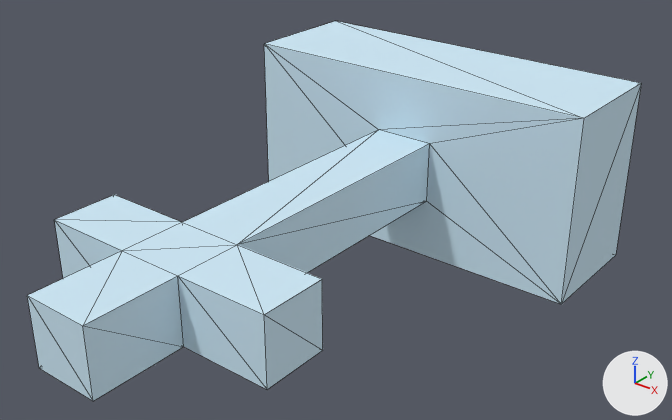
Before and after pictures for a commit that changed the FBX model Unity Project/Giroux-CAP6117-SANC - crown/Assets/Models/LOD Headstones/PA-427-F.fbx.
The view is the same before and after, from a 50 mm lens placed at (1.61, -2.77, 1.22), pointed at (0.06, -0.83, 0.01). Arrows for +X, +Y and +Z are at lower right; the lights stay in place. The older version comes first. Mesh edges are drawn as thin lines. Where no turn or scale is listed for an object, it has been applied to the vertices.

The first picture shows 'PA-427-F'.
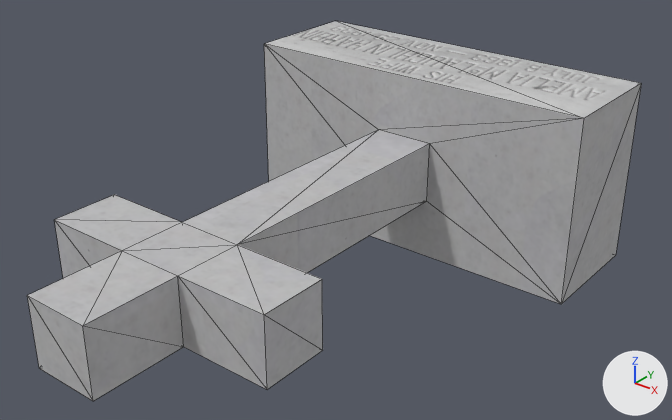
The change, as a diff of the scene's bpy script:
```diff
--- a/Unity Project/Giroux-CAP6117-SANC - crown/Assets/Models/LOD Headstones/PA-427-F.fbx.py
+++ b/Unity Project/Giroux-CAP6117-SANC - crown/Assets/Models/LOD Headstones/PA-427-F.fbx.py
@@ img_b_427_f_png @@
+img_b_427_f_png = load_image('B-427-F.png', '../../Materials/LOD Headstone Mats/B-427-F.png', 1024, 1024, 'sRGB')
@@ mat_0_615686_0_811765_0_929412_0_000000_0_122 @@
 mat_0_615686_0_811765_0_929412_0_000000_0_122 = principled_material('0.615686_0.811765_0.929412_0.000000_0.122')
-mat_0_615686_0_811765_0_929412_0_000000_0_122.base_color = (0.616, 0.812, 0.929)  # blue #cee9f7
-mat_0_615686_0_811765_0_929412_0_000000_0_122.roughness = 1.0
+mat_0_615686_0_811765_0_929412_0_000000_0_122.texture = img_b_427_f_png
+mat_0_615686_0_811765_0_929412_0_000000_0_122.roughness = 0.859
```

Pixel boxes (x1, y1, x2, y2) of what changed, in the pictures (672 x 420 px):
'PA-427-F', surface changed (blue to grey): (27, 21, 641, 401) in both
